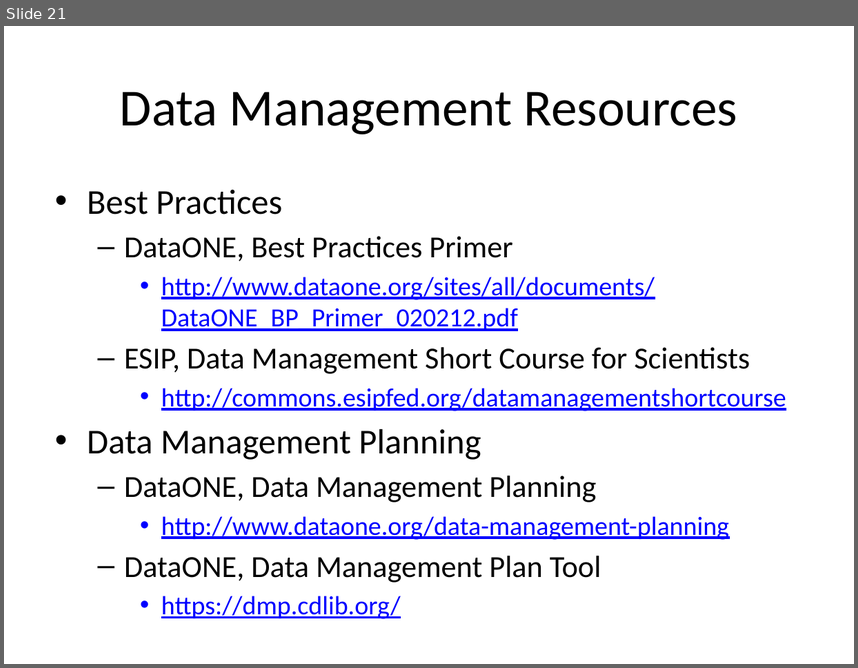
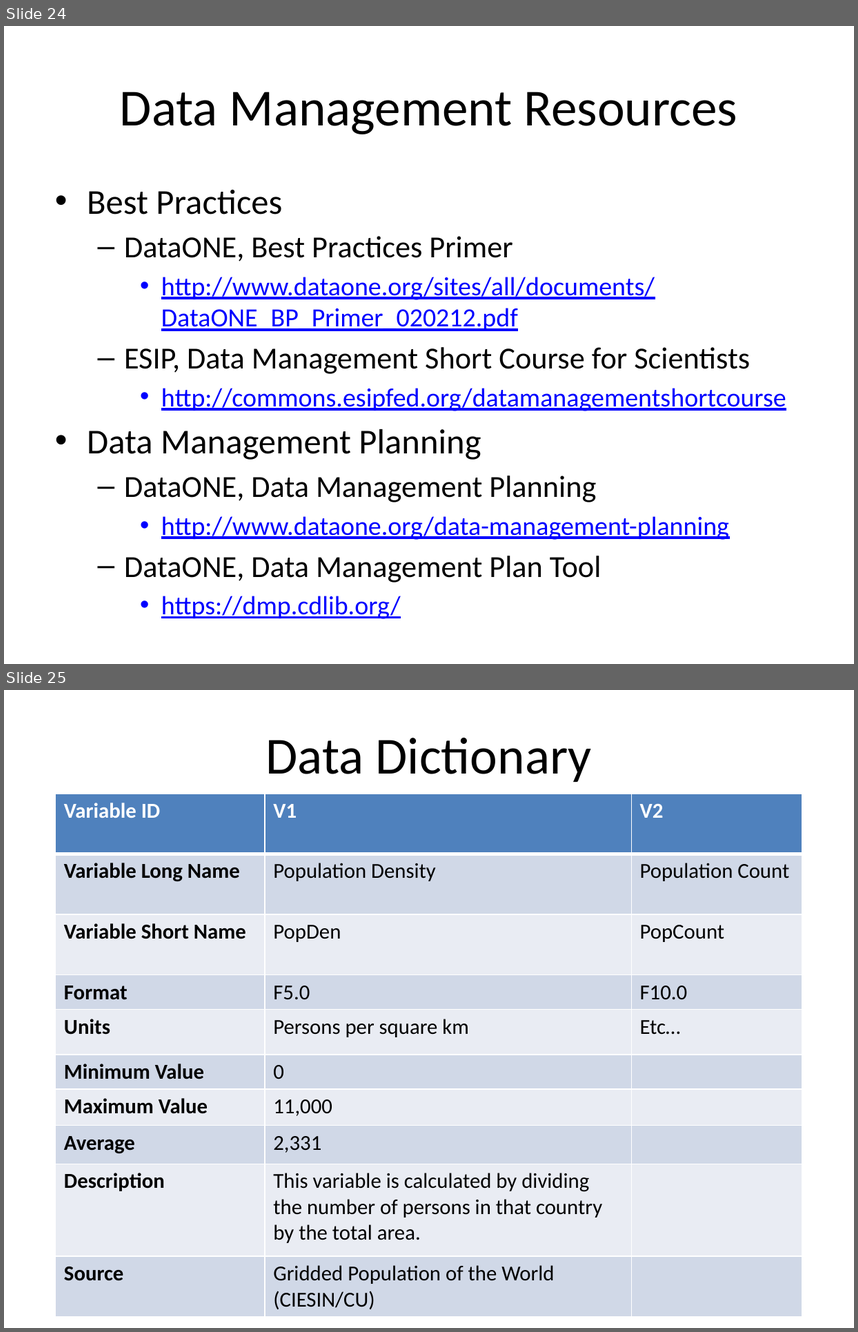
Before and after one commit to NCEAS/oss-2014, a slide deck: day-03/DataMgmnt_v0.pptx. Shown one above the other, each under a label of ours: slide 21 before the commit, slides 24 and 25 after it. The pictures are 858x668 and 858x1332 pixels, drawn with LibreOffice and Linux fonts; fonts in the diff are those of the drawing. Boxes give left, top, right and bottom in pixels: in the first picture for what was removed or moved away, otherwise in the second. Text is boxed around its words. In the diff, an @@ line names an element or a change of style, - is before the commit and + after.

```diff
--- a/day-03/DataMgmnt_v0.pptx
+++ b/day-03/DataMgmnt_v0.pptx
@@ slide 25 added at <box>4,690,854,1328</box>, background #FFFFFF @@
@@ title added at <box>266,738,592,782</box>, 44 pt, text #000000 @@
+Data Dictionary
@@ table added at <box>56,793,802,1312</box>, 10 rows, 3 columns @@
+Variable ID | V1 | V2
+Variable Long Name | Population Density | Population Count
+Variable Short Name | PopDen | PopCount
+Format | F5.0 | F10.0
+Units | Persons per square km | Etc…
+Minimum Value | 0 | 
+Maximum Value | 11,000 | 
+Average | 2,331 | 
+Description | This variable is calculated by dividing the number of persons in that country by the total area. | 
+Source | Gridded Population of the World (CIESIN/CU) | 
@@ what was slide 21 is now slide 24 @@
```
Also in this commit, not shown: 10 slides changed, 7 other slides added, 1 slide removed.
